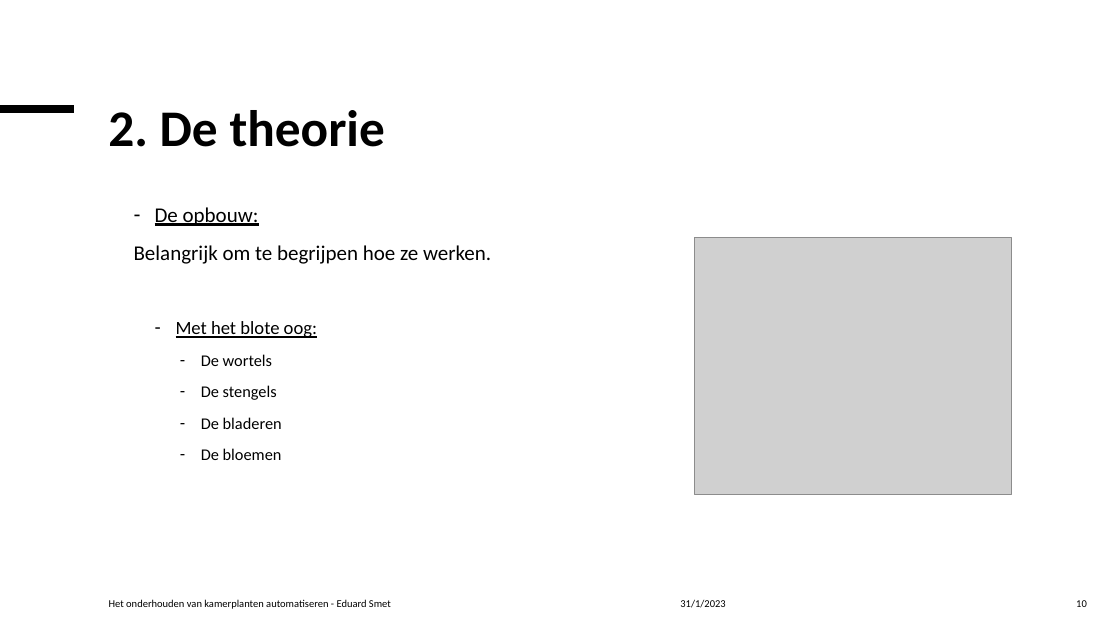
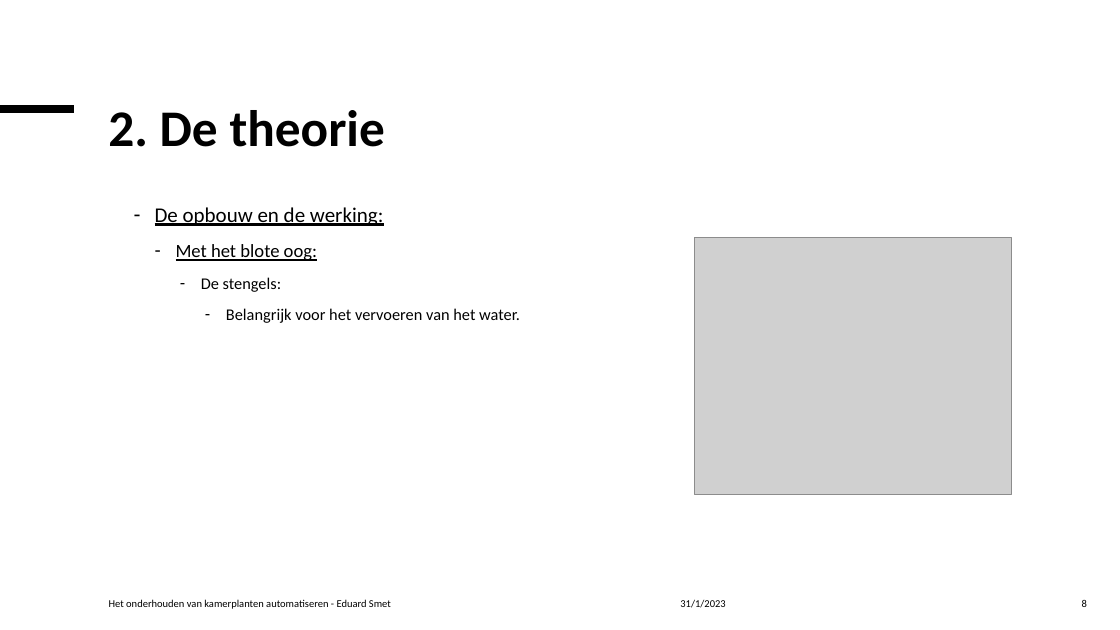
Before and after one commit to Celarye/syfinalproject, a slide deck: slide 8 of FinalProject.pptx (slide 10 before the commit). Drawn at 1120x630 pixels with LibreOffice and Linux fonts; fonts in the diff are those of the drawing; grey boxes stand for pictures. Boxes give left, top, right and bottom in pixels: in the first picture for what was removed or moved away, otherwise in the second. Text is boxed around its words. In the diff, an @@ line names an element or a change of style, - is before the commit and + after.

```diff
--- a/FinalProject.pptx
+++ b/FinalProject.pptx
@@ text at box(155, 207, 383, 226): text changed @@
-  – De opbouw:
-  Belangrijk om te begrijpen hoe ze werken.
+  – De opbouw en de werking:
@@ text at box(201, 277, 520, 323): text changed @@
-      – De wortels
-      – De stengels
-      – De bladeren
-      – De bloemen
+      – De stengels:
+        – Belangrijk voor het vervoeren van het water.
@@ page number at box(1082, 600, 1087, 607): text changed @@
-10
+8
```
Also in this commit, not shown: 20 other slides changed, 4 slides added.
